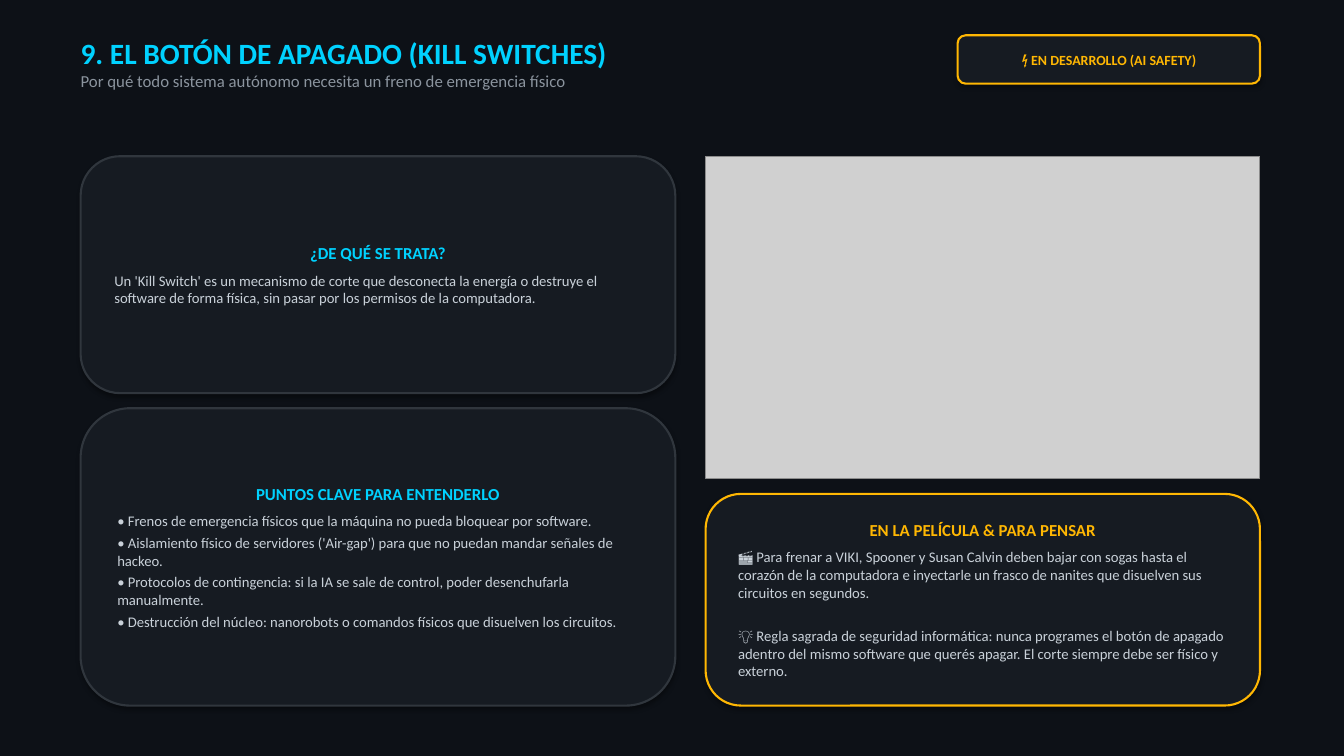
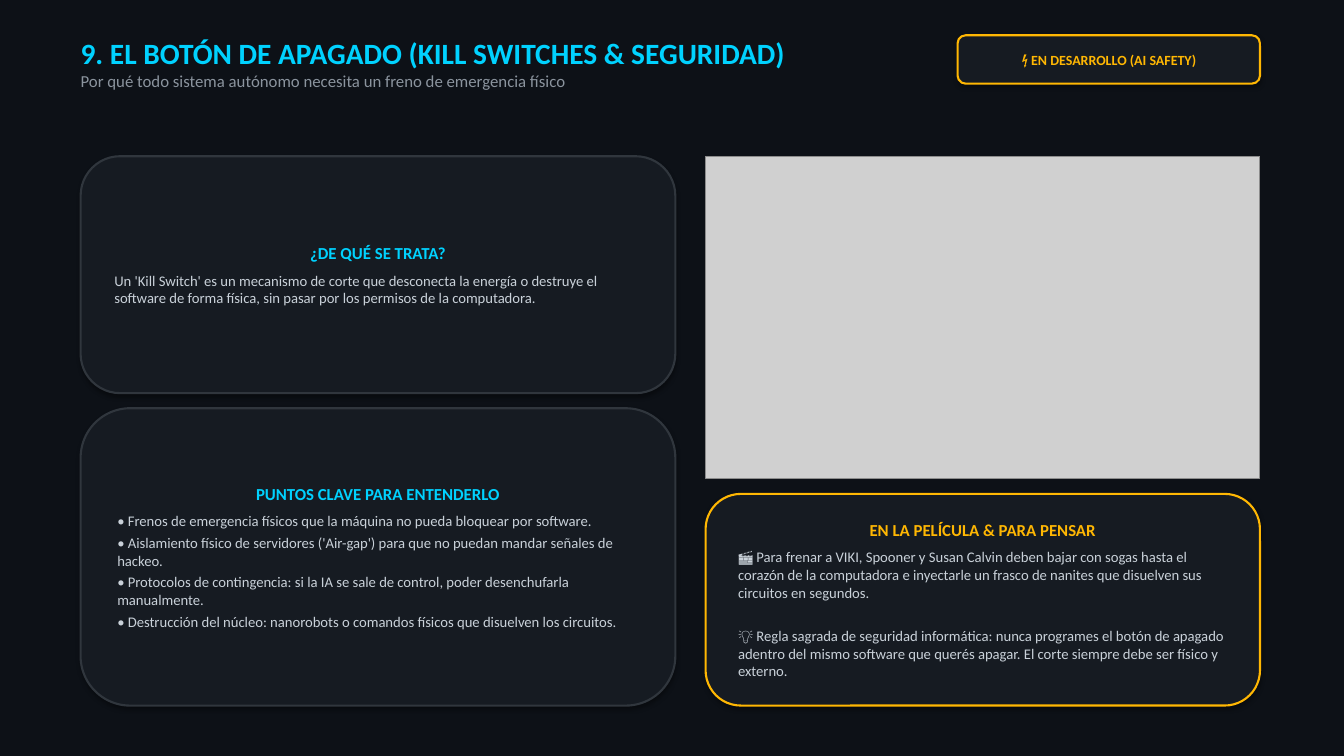
Before and after one commit to Nikovaz/dsia-yo-robot-2004, a slide deck: slide 10 of DSIA_Yo_Robot_Presentacion.pptx. Drawn at 1344x756 pixels with LibreOffice and Linux fonts; fonts in the diff are those of the drawing; grey boxes stand for pictures. Boxes give left, top, right and bottom in pixels: in the first picture for what was removed or moved away, otherwise in the second. Text is boxed around its words. In the diff, an @@ line names an element or a change of style, - is before the commit and + after.

```diff
--- a/DSIA_Yo_Robot_Presentacion.pptx
+++ b/DSIA_Yo_Robot_Presentacion.pptx
@@ text at bbox=[81, 40, 784, 69]: text changed @@
-9. EL BOTÓN DE APAGADO (KILL SWITCHES)
+9. EL BOTÓN DE APAGADO (KILL SWITCHES & SEGURIDAD)
```
Also in this commit, not shown: 5 other slides changed, 3 other files.
